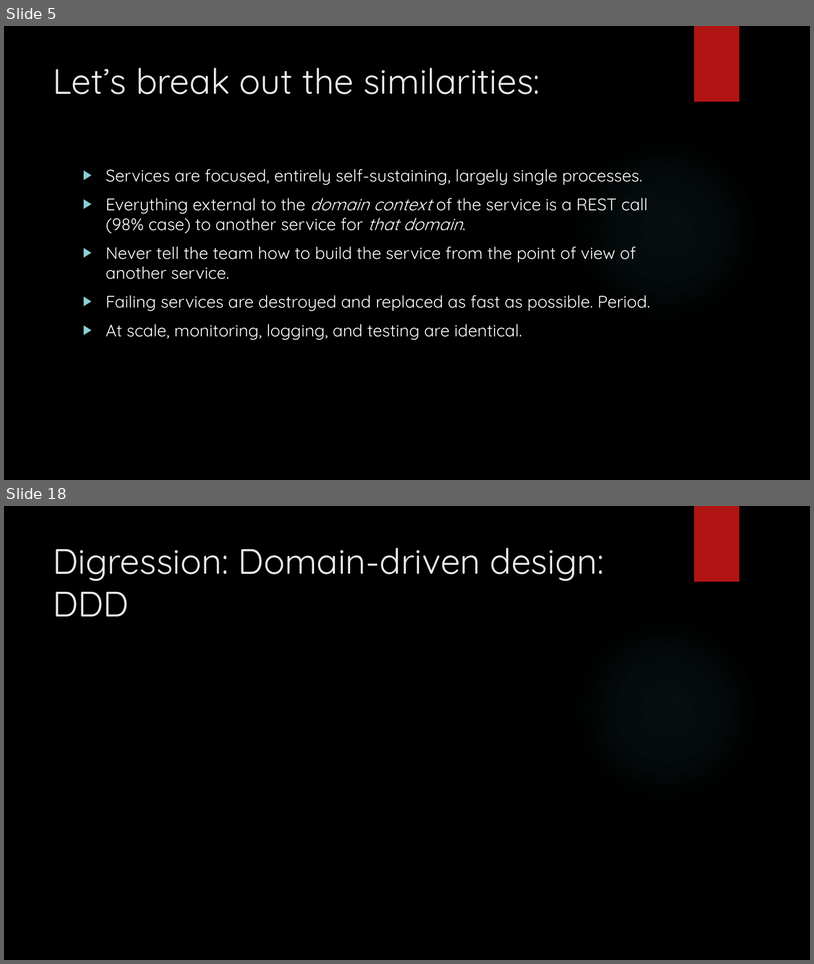
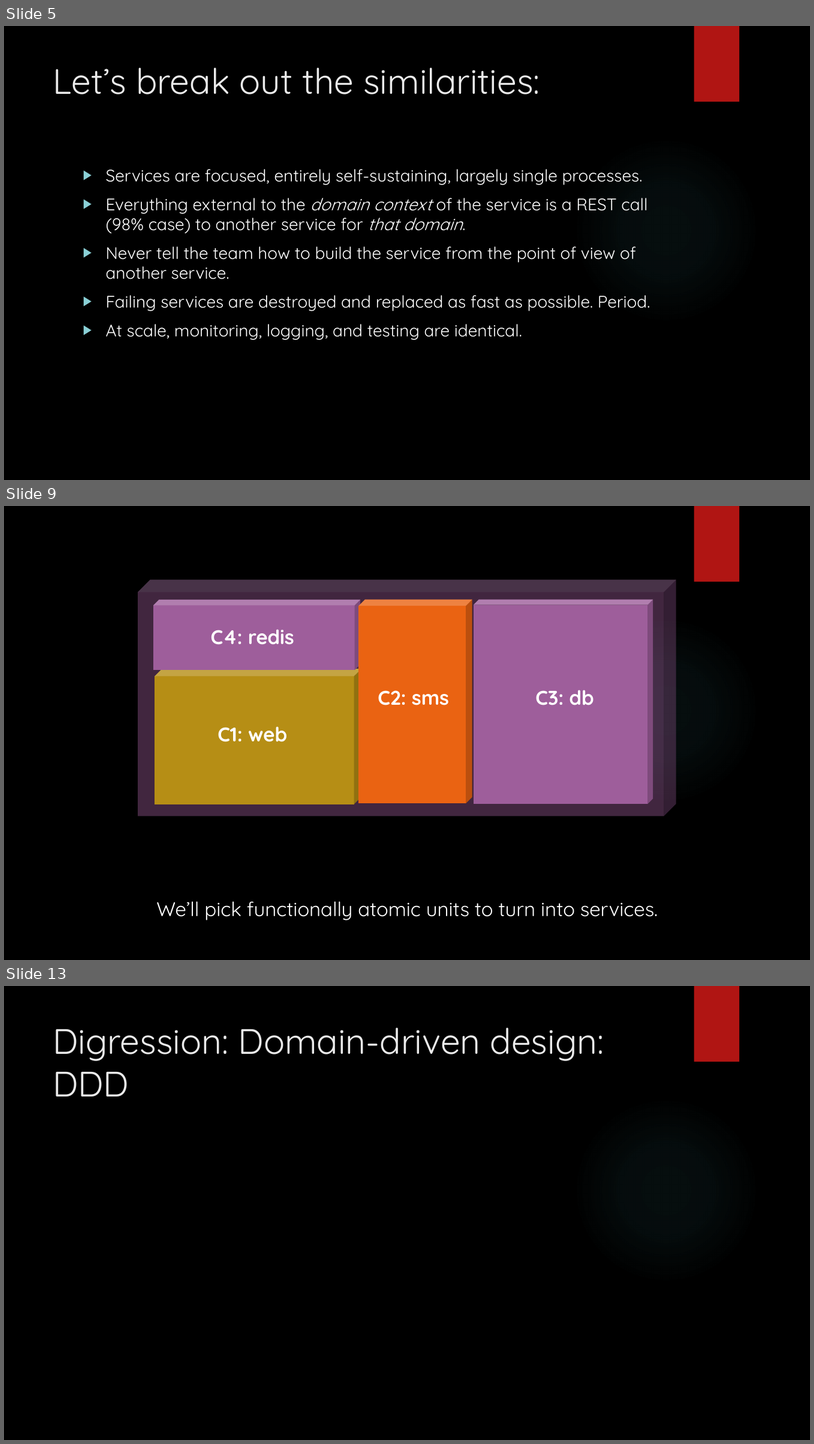
Before and after one commit to arif-aigonix/leap2015, a slide deck: Microservices Overview.pptx. Shown one above the other, each under a label of ours: slides 5 and 18 before the commit, slides 5, 9 and 13 after it; the slides between them are not shown. The pictures are 814x964 and 814x1444 pixels, drawn with LibreOffice and Linux fonts; fonts in the diff are those of the drawing; background and template pictures are left out. Boxes give left, top, right and bottom in pixels: in the first picture for what was removed or moved away, otherwise in the second. Text is boxed around its words. In the diff, an @@ line names an element or a change of style, - is before the commit and + after.

```diff
--- a/Microservices Overview.pptx
+++ b/Microservices Overview.pptx
@@ slide 9 added at (4, 506, 810, 960), background picture (left out); not listed: 2 template elements that a slide beside it also shows @@
@@ cube added at (138, 580, 676, 816), fill #9E5E9B at 41% opacity @@
@@ cube added at (153, 600, 360, 670), fill #9E5E9B @@
@@ cube added at (359, 599, 473, 803), fill #EA6312 @@
@@ cube added at (473, 599, 653, 804), fill #9E5E9B @@
@@ text added at (211, 629, 294, 645), 23.5 pt, text #FFFFFF, bold @@
+C4: redis
@@ cube added at (155, 669, 362, 804), fill #B68E15 @@
@@ text added at (378, 690, 449, 705), 23.5 pt, text #FFFFFF, bold @@
+C2: sms
@@ text added at (536, 690, 594, 705), 23.5 pt, text #FFFFFF, bold @@
+C3: db
@@ text added at (218, 726, 287, 742), 23.5 pt, text #FFFFFF, bold @@
+C1: web
@@ text added at (156, 901, 658, 920), 23.5 pt, text #FFFFFF @@
+We’ll pick functionally atomic units to turn into services.
@@ what was slide 18 is now slide 13 @@
```
Also in this commit, not shown: 1 slide changed, 10 other slides added, 3 slides removed, 3 other files.
